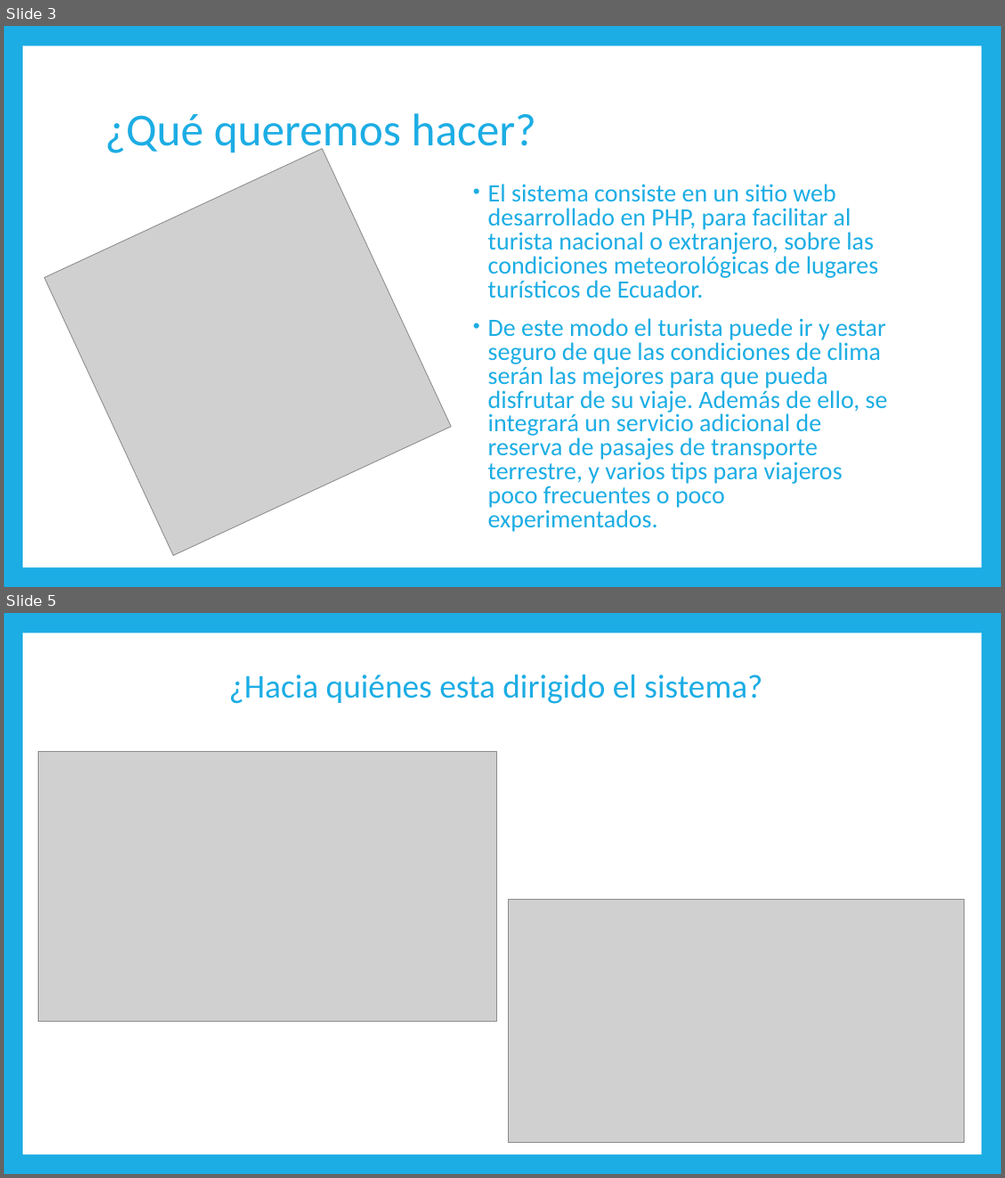
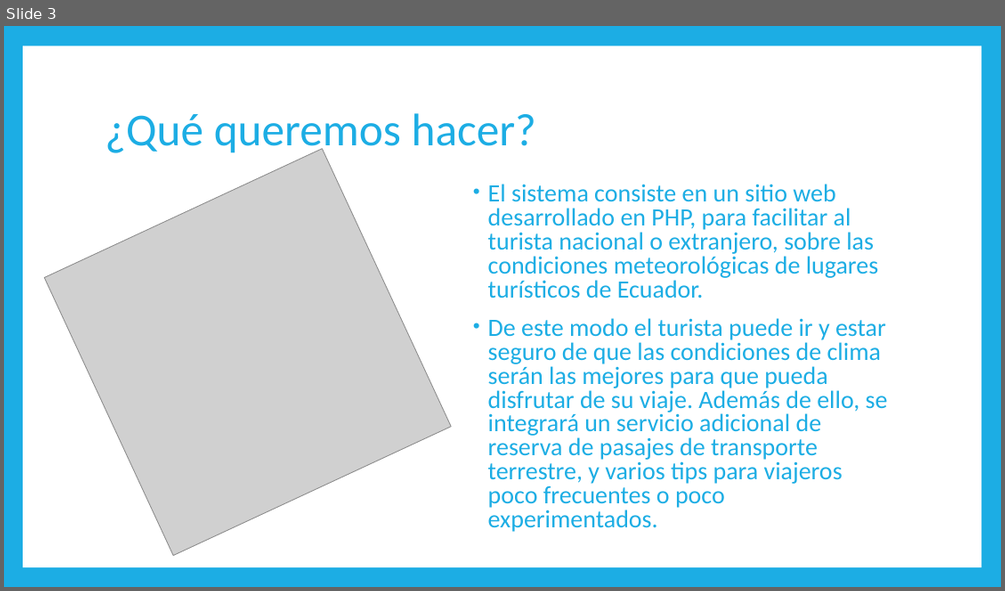
Before and after one commit to tsi553-ambientes-no-propietarios-2019a/proyecto-semestre-grupo-2, a slide deck: Proyecto Ambientes No Propietarios.pptx. Shown one above the other, each under a label of ours: slides 3 and 5 before the commit, slide 3 after it; the slides between them are not shown. The pictures are 1005x1178 and 1005x591 pixels, drawn with LibreOffice and Linux fonts; fonts in the diff are those of the drawing; grey boxes stand for pictures. Boxes give left, top, right and bottom in pixels: in the first picture for what was removed or moved away, otherwise in the second. Text is boxed around its words. In the diff, an @@ line names an element or a change of style, - is before the commit and + after.

```diff
--- a/Proyecto Ambientes No Propietarios.pptx
+++ b/Proyecto Ambientes No Propietarios.pptx
@@ slide 5 removed at box(4, 613, 1001, 1174), background #1CADE4; not listed: 1 template element that a slide beside it also shows @@
@@ title removed at box(229, 674, 762, 704) @@
-¿Hacia quiénes esta dirigido el sistema?
@@ picture removed at box(39, 751, 497, 1022) @@
@@ picture removed at box(508, 900, 964, 1143) @@
```
Also in this commit, not shown: 9 slides added, 3 other files.
